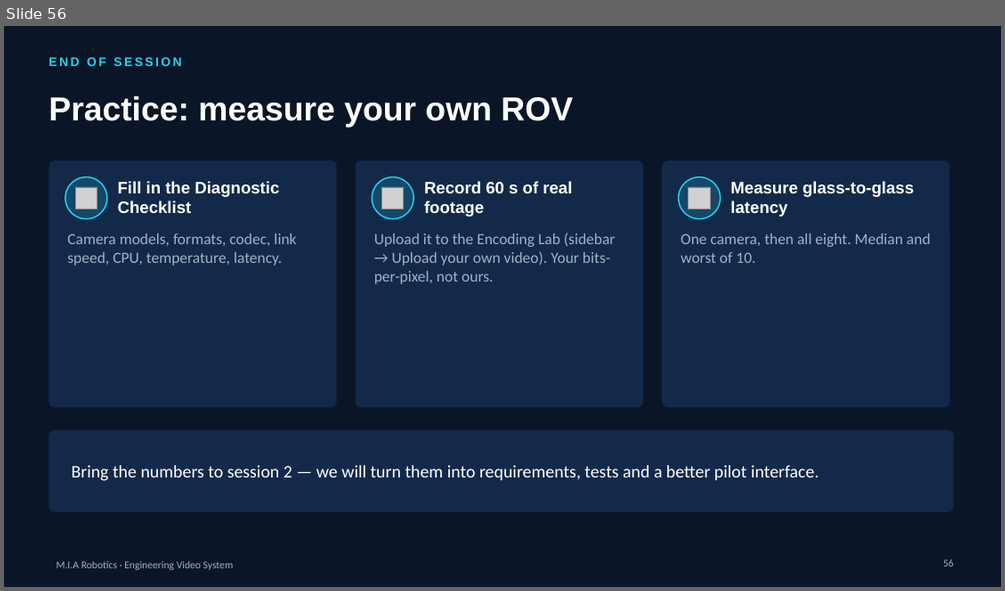
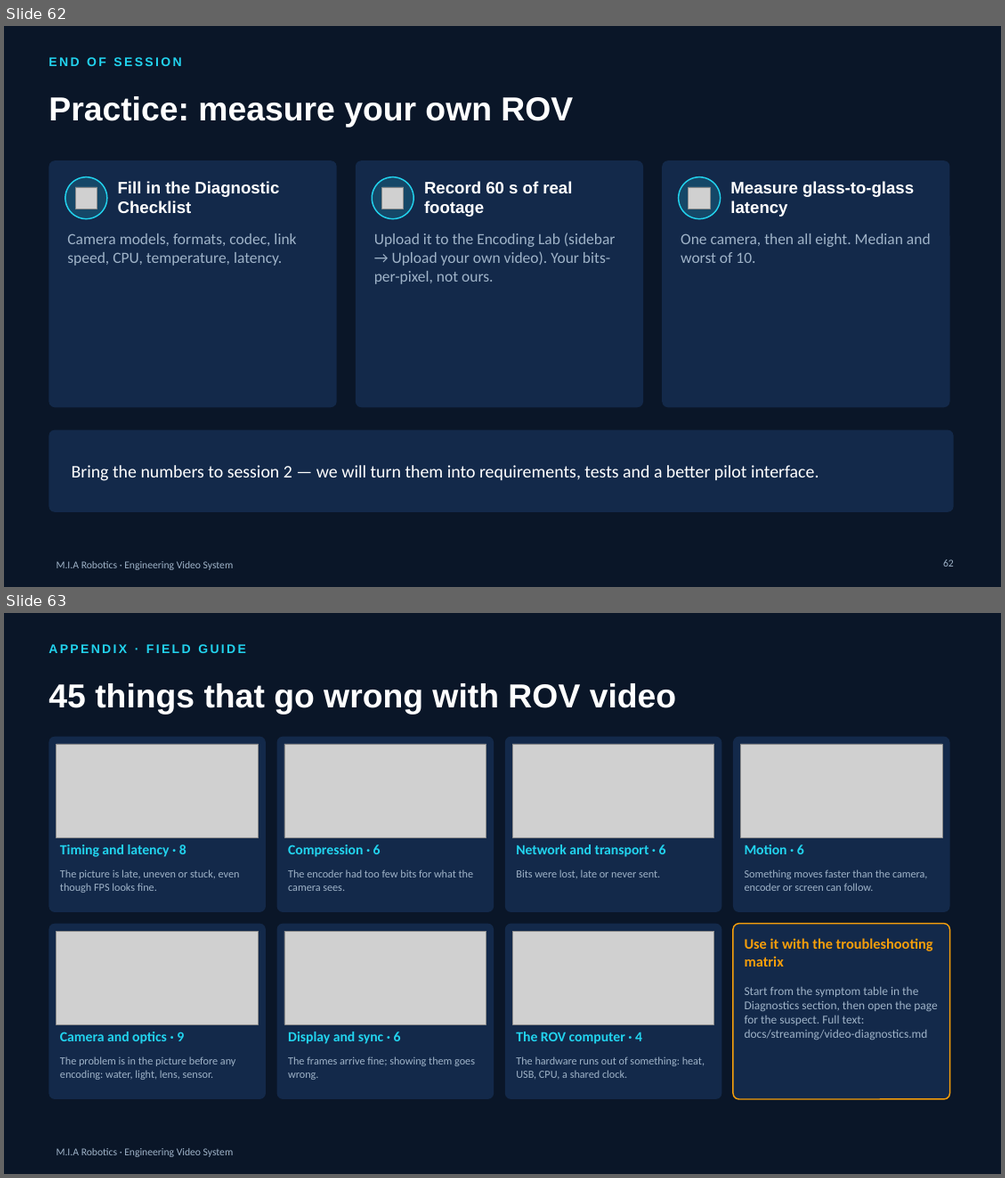
Before and after one commit to YoussefAbbas2001/video-streaming, a slide deck: presentation/MIA_Video_Streaming.pptx. Shown one above the other, each under a label of ours: slide 56 before the commit, slides 62 and 63 after it. The pictures are 1005x591 and 1005x1178 pixels, drawn with LibreOffice and Linux fonts; fonts in the diff are those of the drawing; grey boxes stand for pictures; background and template pictures are left out. Boxes give left, top, right and bottom in pixels: in the first picture for what was removed or moved away, otherwise in the second. Text is boxed around its words. In the diff, an @@ line names an element or a change of style, - is before the commit and + after.

```diff
--- a/presentation/MIA_Video_Streaming.pptx
+++ b/presentation/MIA_Video_Streaming.pptx
@@ slide 63 added at (x1=4, y1=613, x2=1001, y2=1174), background #0A1628; not listed: 1 template element that a slide beside it also shows @@
@@ text added at (x1=48, y1=644, x2=246, y2=653), 12 pt, text #22D3EE, bold @@
+APPENDIX · FIELD GUIDE
@@ title added at (x1=48, y1=683, x2=676, y2=714), 32 pt, text #FFFFFF, bold @@
+45 things that go wrong with ROV video
@@ rounded rectangle added at (x1=48, y1=737, x2=266, y2=912), fill #13294A @@
@@ picture added at (x1=57, y1=744, x2=259, y2=837) @@
@@ rounded rectangle added at (x1=277, y1=737, x2=494, y2=912), fill #13294A @@
@@ picture added at (x1=284, y1=744, x2=486, y2=837) @@
@@ rounded rectangle added at (x1=505, y1=737, x2=722, y2=912), fill #13294A @@
@@ picture added at (x1=512, y1=744, x2=714, y2=837) @@
@@ rounded rectangle added at (x1=733, y1=737, x2=950, y2=912), fill #13294A @@
@@ picture added at (x1=741, y1=744, x2=942, y2=837) @@
@@ text added at (x1=60, y1=844, x2=186, y2=857), 13.5 pt, text #22D3EE, bold @@
+Timing and latency · 8
@@ text added at (x1=288, y1=844, x2=380, y2=857), 13.5 pt, text #22D3EE, bold @@
+Compression · 6
@@ text added at (x1=516, y1=844, x2=666, y2=857), 13.5 pt, text #22D3EE, bold @@
+Network and transport · 6
@@ text added at (x1=744, y1=844, x2=804, y2=854), 13.5 pt, text #22D3EE, bold @@
+Motion · 6
@@ text added at (x1=60, y1=869, x2=240, y2=892), 10.5 pt, text #9FB3C8 @@
+The picture is late, uneven or stuck, even though FPS looks fine.
@@ text added at (x1=288, y1=869, x2=474, y2=891), 10.5 pt, text #9FB3C8 @@
+The encoder had too few bits for what the camera sees.
@@ text added at (x1=516, y1=869, x2=660, y2=878), 10.5 pt, text #9FB3C8 @@
+Bits were lost, late or never sent.
@@ text added at (x1=744, y1=869, x2=928, y2=891), 10.5 pt, text #9FB3C8 @@
+Something moves faster than the camera, encoder or screen can follow.
@@ rounded rectangle added at (x1=48, y1=924, x2=266, y2=1099), fill #13294A @@
@@ picture added at (x1=57, y1=931, x2=259, y2=1024) @@
@@ rounded rectangle added at (x1=277, y1=924, x2=494, y2=1099), fill #13294A @@
@@ picture added at (x1=284, y1=931, x2=486, y2=1024) @@
@@ rounded rectangle added at (x1=505, y1=924, x2=722, y2=1099), fill #13294A @@
@@ picture added at (x1=512, y1=931, x2=714, y2=1024) @@
@@ rounded rectangle added at (x1=733, y1=924, x2=950, y2=1099), fill #13294A, outline #F59E0B 1.25 pt @@
@@ text added at (x1=744, y1=938, x2=933, y2=966), 14 pt, text #F59E0B, bold @@
+Use it with the troubleshooting matrix
@@ text added at (x1=744, y1=986, x2=937, y2=1039), 11.5 pt, text #9FB3C8 @@
+Start from the symptom table in the Diagnostics section, then open the page for the suspect. Full text: docs/streaming/video-diagnostics.md
@@ text added at (x1=60, y1=1031, x2=184, y2=1044), 13.5 pt, text #22D3EE, bold @@
+Camera and optics · 9
@@ text added at (x1=288, y1=1031, x2=401, y2=1044), 13.5 pt, text #22D3EE, bold @@
+Display and sync · 6
@@ text added at (x1=516, y1=1031, x2=642, y2=1044), 13.5 pt, text #22D3EE, bold @@
+The ROV computer · 4
@@ text added at (x1=60, y1=1056, x2=236, y2=1079), 10.5 pt, text #9FB3C8 @@
+The problem is in the picture before any encoding: water, light, lens, sensor.
@@ text added at (x1=288, y1=1056, x2=475, y2=1079), 10.5 pt, text #9FB3C8 @@
+The frames arrive fine; showing them goes wrong.
@@ text added at (x1=516, y1=1056, x2=704, y2=1078), 10.5 pt, text #9FB3C8 @@
+The hardware runs out of something: heat, USB, CPU, a shared clock.
@@ what was slide 56 is now slide 62 @@
@@ page number at (x1=943, y1=559, x2=954, y2=566): text changed @@
-56
+62
```
Also in this commit, not shown: 22 other slides added, 51 other files.
